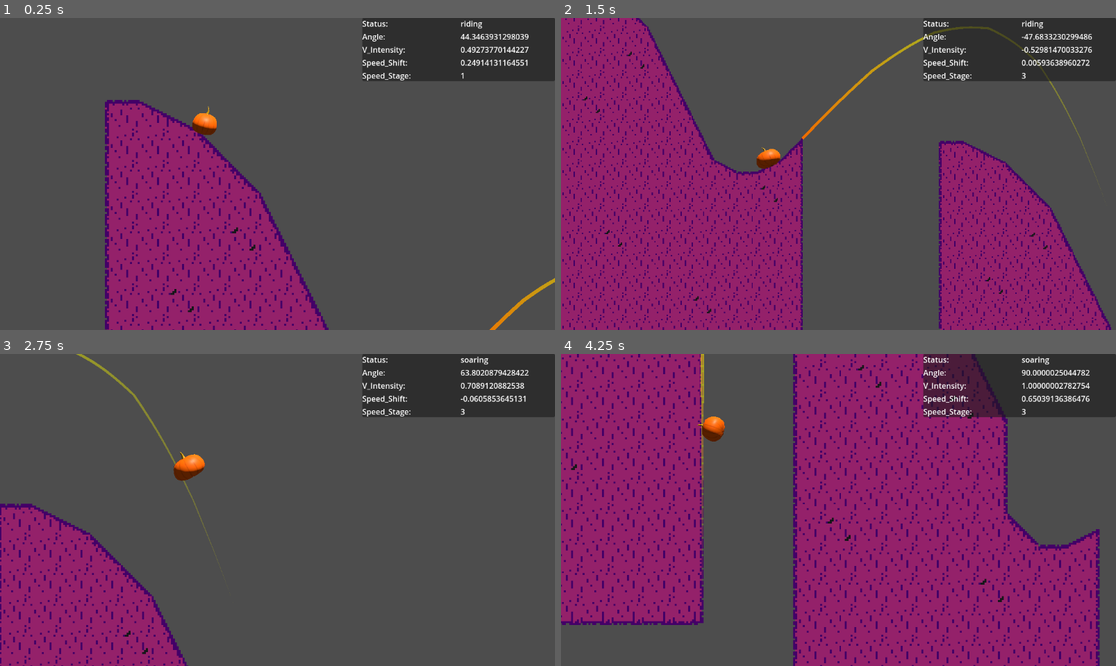
Above: before the commit, frames 1-4 (two rows, left to right).
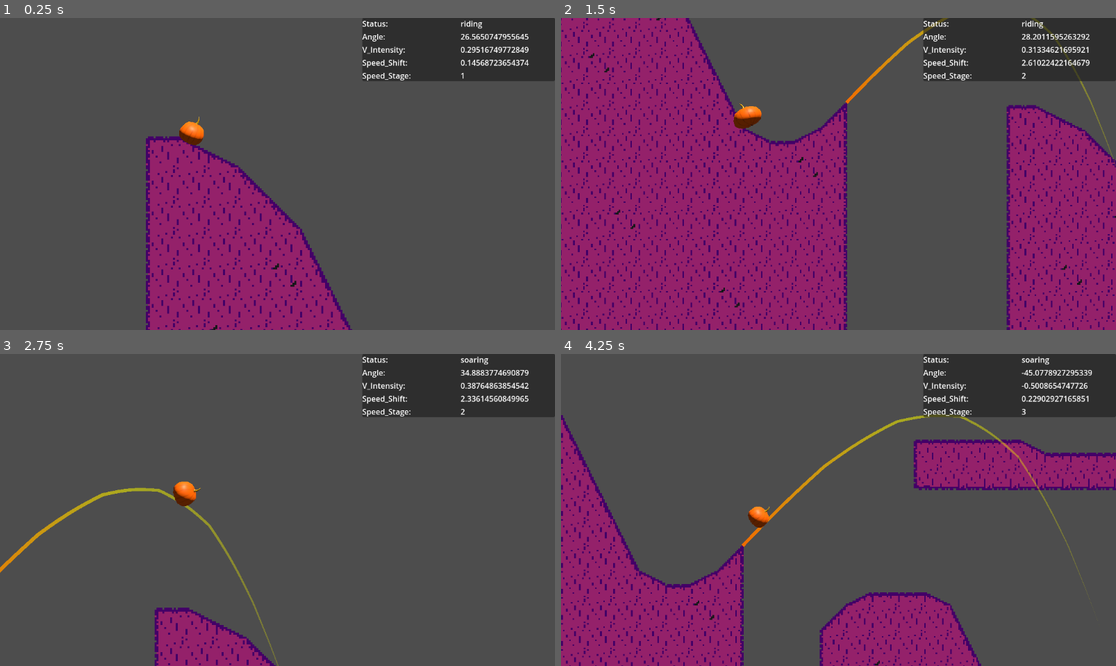
Above: after the commit, the same moments.

Repository: LettucePie/gwj-62-harvest
Game: Godot game, scene res://testing/test_zone.tscn
Same seed, same stepped clock (60 frames per second), same inputs: the game is played once before the commit and once after it.
Inputs:
- Up to frame 1 (0.25 s): no input
- Up to frame 2 (1.5 s): hold Up (ui_up) 0.53-1.28 s; hold Down (ui_down) from 1.28 s (still down)
- Up to frame 3 (2.75 s): release Down (ui_down) at 2.03 s; hold Up (ui_up) from 2.03 s (still down)
- Up to frame 4 (4.25 s): release Up (ui_up) at 3.53 s; hold Down (ui_down) from 3.53 s (still down)

The runs differ from the first frame. In frame 1, 12% of the frame differs, in the area x 18-100%, y 5-100%; in frame 2, 34%; in frame 3, 16%; in frame 4, 64%, in the area x 0-100%, y 0-100%.

Commit message:
Added death looping

Diff:
--- /dev/null
+++ b/gameplay/deadzone.tscn
@@ -0,0 +1,9 @@
+[gd_scene load_steps=2 format=3 uid="uid://cspil7nr50ka3"]
+
+[sub_resource type="RectangleShape2D" id="RectangleShape2D_1fq26"]
+size = Vector2(1037, 102)
+
+[node name="deadzone" type="Area2D" groups=["dead"]]
+
+[node name="CollisionShape2D" type="CollisionShape2D" parent="."]
+shape = SubResource("RectangleShape2D_1fq26")
--- a/gameplay/player_follow.gd
+++ b/gameplay/player_follow.gd
@@ -5,6 +5,7 @@
 signal landed(ramp)
 signal launch_curve(curve)
 signal parent_launch(node)
+signal dead()
 ## Animation Signals
 signal speed_stage_shift(stage)
 signal slam()
@@ -33,17 +34,31 @@
 var soar_shift : float = 0.0
 var soaring_arc : Curve2D
 var soar_velocity : float = 0.0
-
-
-func _ready():
-	call_deferred("startup")
-
-
-func startup():
+var soar_death_set : bool
+var soar_death_timer : int
+
+
+#func _ready():
+#	call_deferred("startup")
+
+
+func startup(checkpoint_pos):
+	if get_parent() is Ramp or get_parent() is Launch:
+		var stage_root = get_parent().get_parent()
+		get_parent().remove_child(self)
+		stage_root.add_child(self)
 	var new_arc = Curve2D.new()
-	new_arc.add_point(self.position)
-	new_arc.add_point(self.position + Vector2(0, 600))
+	new_arc.add_point(checkpoint_pos)
+	new_arc.add_point(checkpoint_pos + Vector2(0, 600))
 	soaring_arc = new_arc
+	progress = 0.0
+	launched_ramps.clear()
+	speed_stage = 1
+	speed_shift = 0
+	soar_shift = 0
+	slammed = false
+	braking = false
+	soar_death_set = false
 	emit_signal("launch_curve", new_arc)
 	emit_signal("parent_launch", self)
 
@@ -198,6 +213,10 @@
 	current_ramp = null
 	progress = 0.0
 	slammed = false
+	soar_death_set = false
+	if braking:
+		braking = false
+		emit_signal("speed_stage_shift", speed_stage)
 	soar_velocity = 0.0
 	emit_signal("parent_launch", self)
 	current_ramp = null
@@ -219,12 +238,22 @@
 		weighted_speed = SPEED_STAGES[speed_stage]
 	if !slammed or (slammed and Time.get_ticks_msec() > slam_delay):
 		progress += weighted_speed
+	if progress_ratio >= 1.0:
+		var time = Time.get_ticks_msec()
+		if !soar_death_set:
+			soar_death_set = true
+			soar_death_timer = time + 100
+		elif soar_death_set and time >= soar_death_timer:
+			emit_signal("dead")
 
 
 func _on_area_2d_area_entered(area):
 	if area.is_in_group("ramp") and ramp_area != area and status == "soaring":
 		ramp_area = area
 		print("Ramp: ", area.get_parent().name, " Entered")
+	if area.is_in_group("dead") and status == "soaring":
+		print("Player touched deadzone")
+		emit_signal("dead")
 
 
 func _on_area_2d_area_exited(area):
--- /dev/null
+++ b/levels/stage.gd
@@ -0,0 +1,46 @@
+extends Node2D
+
+@export var checkpoint : Node2D
+@export var player_scene : PackedScene
+@export var player_vis_scene : PackedScene
+@export var launch_scene : PackedScene
+
+var player : Player
+var player_vis : Node2D
+var launch : Launch
+
+
+# Called when the node enters the scene tree for the first time.
+func _ready():
+	var player_group = get_tree().get_nodes_in_group("player")
+	if has_node("checkpoint"):
+		checkpoint = get_node("checkpoint")
+	if player_group.size() > 0:
+		player = player_group[0]
+	if player == null:
+		var new_player = player_scene.instantiate()
+		if checkpoint != null:
+			new_player.position = checkpoint.position
+		add_child(new_player)
+		player = new_player
+	elif checkpoint != null:
+		player.position = checkpoint.position
+	if has_node("launch"):
+		launch = get_node("launch")
+	else:
+		var new_launch = launch_scene.instantiate()
+		add_child(new_launch)
+		launch = new_launch
+	player.connect("dead", player_dead)
+	player.startup(checkpoint.position)
+
+
+func player_dead():
+	print("Player Dead, resetting at checkpoint")
+	player.position = checkpoint.position
+	player.call_deferred("startup", checkpoint.position)
+
+
+# Called every frame. 'delta' is the elapsed time since the previous frame.
+func _process(delta):
+	pass
--- a/levels/stage_path.tscn
+++ b/levels/stage_path.tscn
@@ -1,6 +1,7 @@
-[gd_scene load_steps=9 format=3 uid="uid://b70d2vbt525p5"]
+[gd_scene load_steps=11 format=3 uid="uid://b70d2vbt525p5"]
 
 [ext_resource type="PackedScene" uid="uid://bqli0ogr3o2of" path="res://gameplay/player_follow.tscn" id="1_3fmwe"]
+[ext_resource type="Script" path="res://levels/stage.gd" id="1_8rdgn"]
 [ext_resource type="PackedScene" uid="uid://cgb8yhwq50oet" path="res://gameplay/launch.tscn" id="4_lwpcm"]
 [ext_resource type="PackedScene" uid="uid://bqrdpqwrcgx5q" path="res://gameplay/player_visual.tscn" id="5_5a4uy"]
 [ext_resource type="PackedScene" uid="uid://dxbr26n21x5nr" path="res://gameplay/camera_2d.tscn" id="5_d0krt"]
@@ -8,8 +9,14 @@
 [ext_resource type="PackedScene" uid="uid://cqui13q2cjxlx" path="res://levels/ramps/flat_1.tscn" id="6_0brsp"]
 [ext_resource type="PackedScene" uid="uid://dcim2sfn5qt4w" path="res://levels/ramps/ramp_2.tscn" id="7_qqw4k"]
 [ext_resource type="PackedScene" uid="uid://df2ugyhmubts7" path="res://levels/ramps/ramp_3.tscn" id="8_vsqfv"]
+[ext_resource type="PackedScene" uid="uid://cspil7nr50ka3" path="res://gameplay/deadzone.tscn" id="9_2131p"]
 
-[node name="stage_path" type="Node2D"]
+[node name="stage_path" type="Node2D" node_paths=PackedStringArray("checkpoint")]
+script = ExtResource("1_8rdgn")
+checkpoint = NodePath("checkpoint")
+player_scene = ExtResource("1_3fmwe")
+player_vis_scene = ExtResource("5_5a4uy")
+launch_scene = ExtResource("4_lwpcm")
 
 [node name="player_follow" parent="." instance=ExtResource("1_3fmwe")]
 position = Vector2(132, 43)
@@ -35,6 +42,11 @@
 [node name="ramp_4" parent="." instance=ExtResource("8_vsqfv")]
 position = Vector2(3586, 654)
 
+[node name="checkpoint" type="Marker2D" parent="."]
+
+[node name="deadzone" parent="." instance=ExtResource("9_2131p")]
+position = Vector2(907, 1106)
+
 [connection signal="brakes" from="player_follow" to="player_visual" method="_on_player_follow_brakes"]
 [connection signal="launch_curve" from="player_follow" to="launch" method="_on_player_follow_launch_curve"]
 [connection signal="parent_launch" from="player_follow" to="launch" method="_on_player_follow_parent_launch"]
